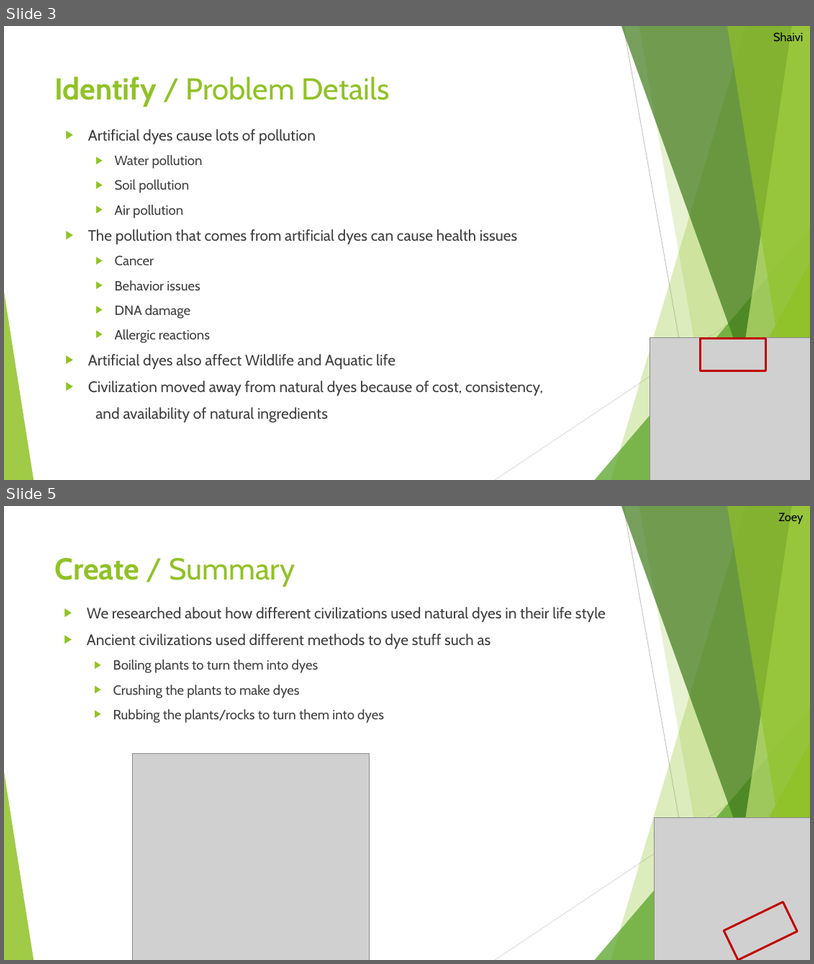
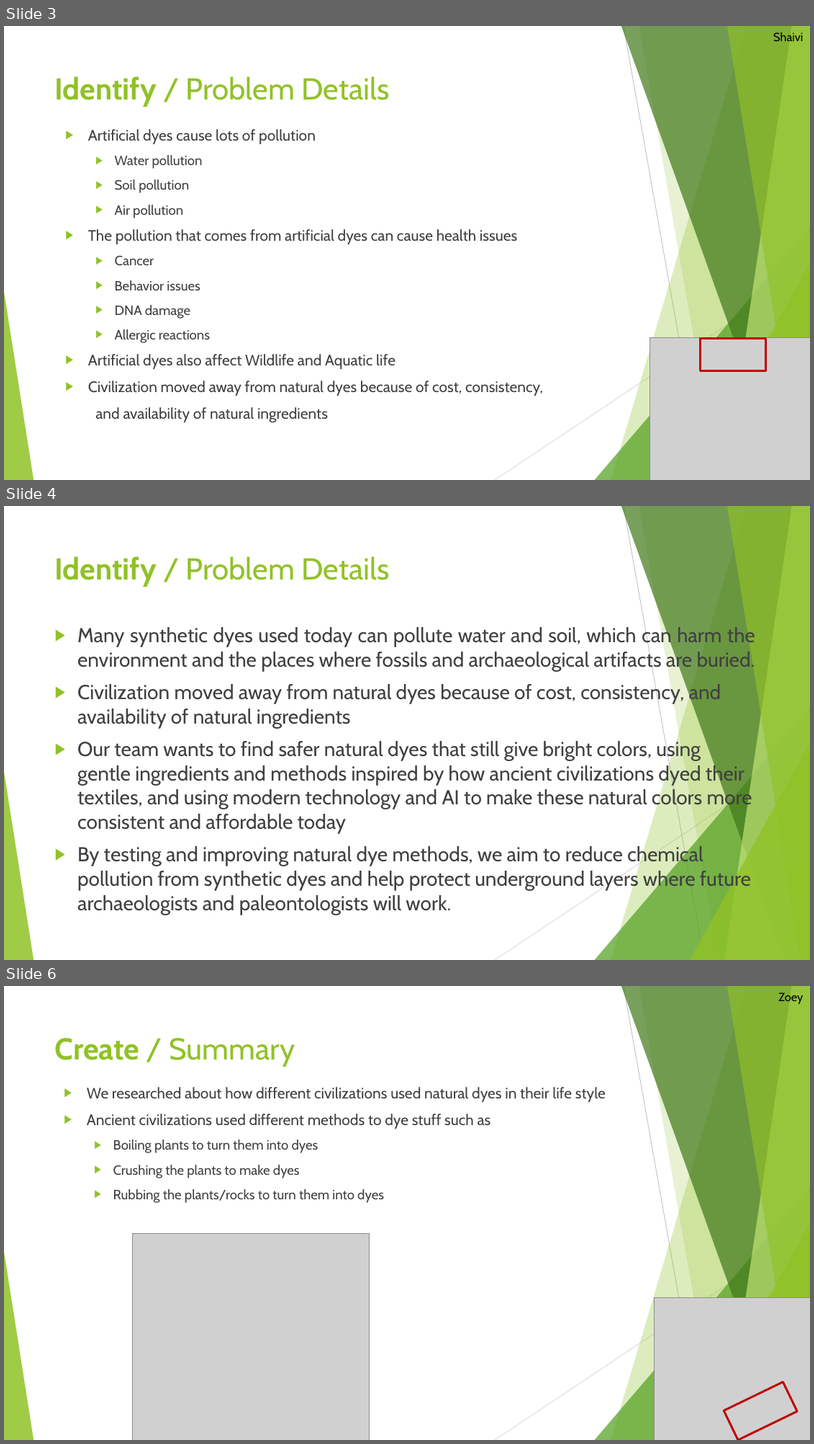
Before and after one commit to LegoRisingStars/Challenge2025, a slide deck: Presentations/Unearthed Innovation Project - Rising Stars.pptx. Shown one above the other, each under a label of ours: slides 3 and 5 before the commit, slides 3, 4 and 6 after it; the slides between them are not shown. The pictures are 814x964 and 814x1444 pixels, drawn with LibreOffice and Linux fonts; fonts in the diff are those of the drawing; grey boxes stand for pictures. Boxes give left, top, right and bottom in pixels: in the first picture for what was removed or moved away, otherwise in the second. Text is boxed around its words. In the diff, an @@ line names an element or a change of style, - is before the commit and + after.

```diff
--- a/Presentations/Unearthed Innovation Project - Rising Stars.pptx
+++ b/Presentations/Unearthed Innovation Project - Rising Stars.pptx
@@ slide 4 added at (x1=4, y1=506, x2=810, y2=960), background #FFFFFF; not listed: 10 template elements that a slide beside it also shows @@
@@ title added at (x1=55, y1=556, x2=389, y2=587), 36 pt, text #90C226 @@
+Identify / Problem Details
@@ text added at (x1=77, y1=626, x2=756, y2=914), 24 pt, text #404040 @@
+▶ Many synthetic dyes used today can pollute water and soil, which can harm the environment and the places where fossils and archaeological artifacts are buried.
+▶ Civilization moved away from natural dyes because of cost, consistency, and availability of natural ingredients
+▶ Our team wants to find safer natural dyes that still give bright colors, using gentle ingredients and methods inspired by how ancient civilizations dyed their textiles, and using modern technology and AI to make these natural colors more consistent and affordable today
+▶ By testing and improving natural dye methods, we aim to reduce chemical pollution from synthetic dyes and help protect underground layers where future archaeologists and paleontologists will work.
@@ what was slide 5 is now slide 6 @@
```
Also in this commit, not shown: 2 slides changed, 18 other files.
